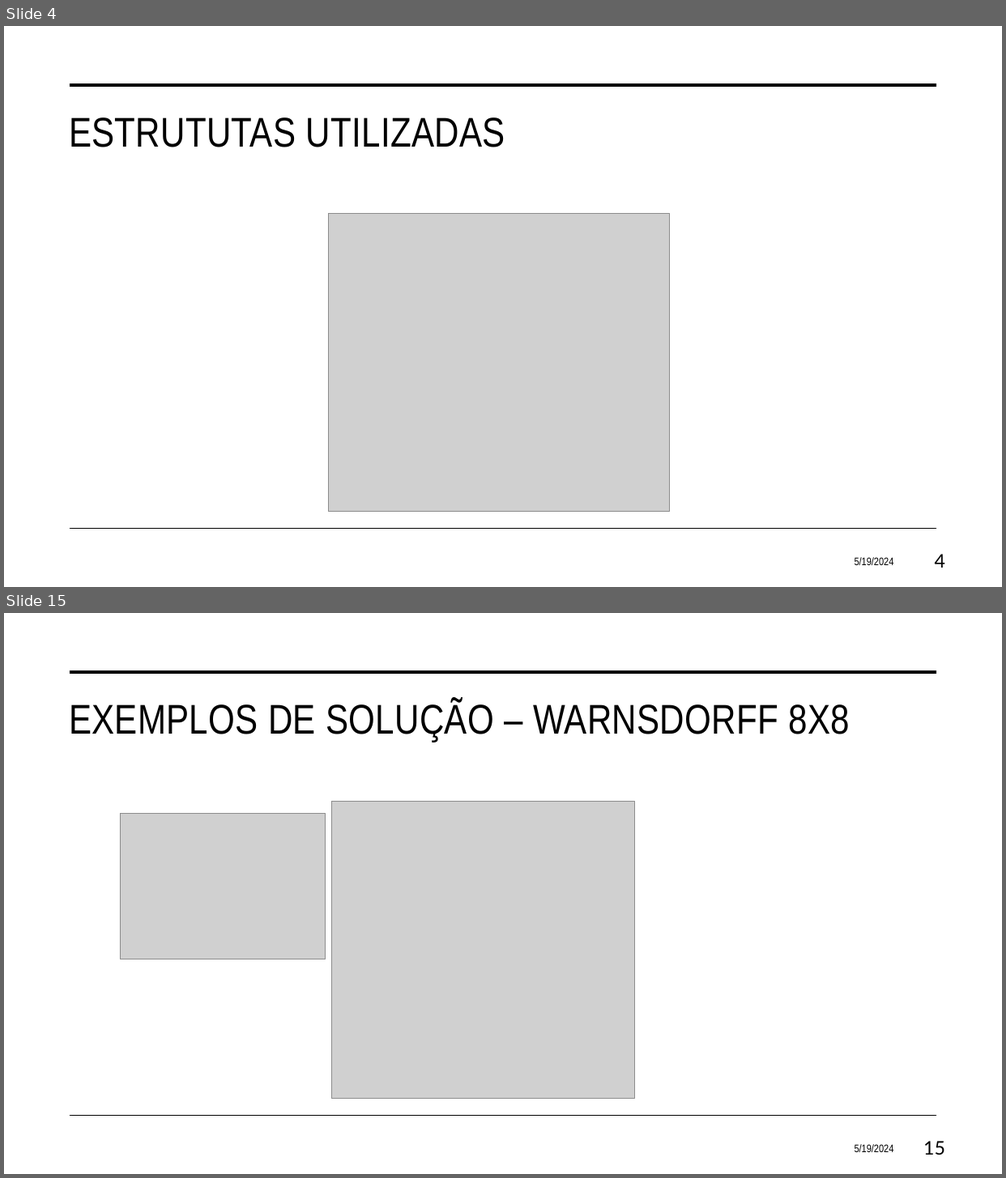
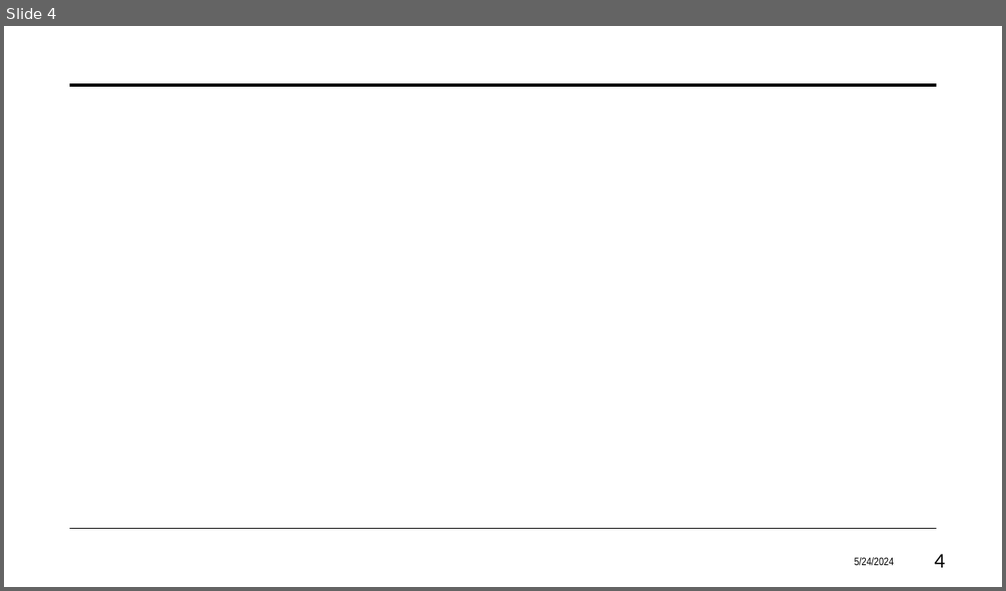
Before and after one commit to eduardosavian/travelling-salesman-genetic-solution, a slide deck: Presentation.pptx. Shown one above the other, each under a label of ours: slides 4 and 15 before the commit, slide 4 after it; the slides between them are not shown. The pictures are 1006x1178 and 1006x591 pixels, drawn with LibreOffice and Linux fonts; fonts in the diff are those of the drawing; grey boxes stand for pictures. Boxes give left, top, right and bottom in pixels: in the first picture for what was removed or moved away, otherwise in the second. Text is boxed around its words. In the diff, an @@ line names an element or a change of style, - is before the commit and + after.

```diff
--- a/Presentation.pptx
+++ b/Presentation.pptx
@@ slide 15 removed at (4,613,1002,1174), background #FFFFFF; not listed: 2 template elements that a slide beside it also shows @@
@@ title removed at (69,700,850,742) @@
-EXEMPLOS DE SOLUÇÃO – WARNSDORFF 8X8
@@ picture removed at (332,801,634,1099) @@
@@ picture removed at (121,814,326,960) @@
@@ text removed at (854,1144,894,1152) @@
-5/19/2024
@@ page number removed at (923,1141,945,1156) @@
-15
@@ slide 4 changed as well @@
@@ title removed at (69,118,505,148) @@
-ESTRUTUTAS UTILIZADAS
@@ picture removed at (329,214,670,512) @@
@@ text at (854,557,894,565): text changed @@
-5/19/2024
+5/24/2024
```
Also in this commit, not shown: 5 other slides changed, 17 other slides removed, 2 other files.
